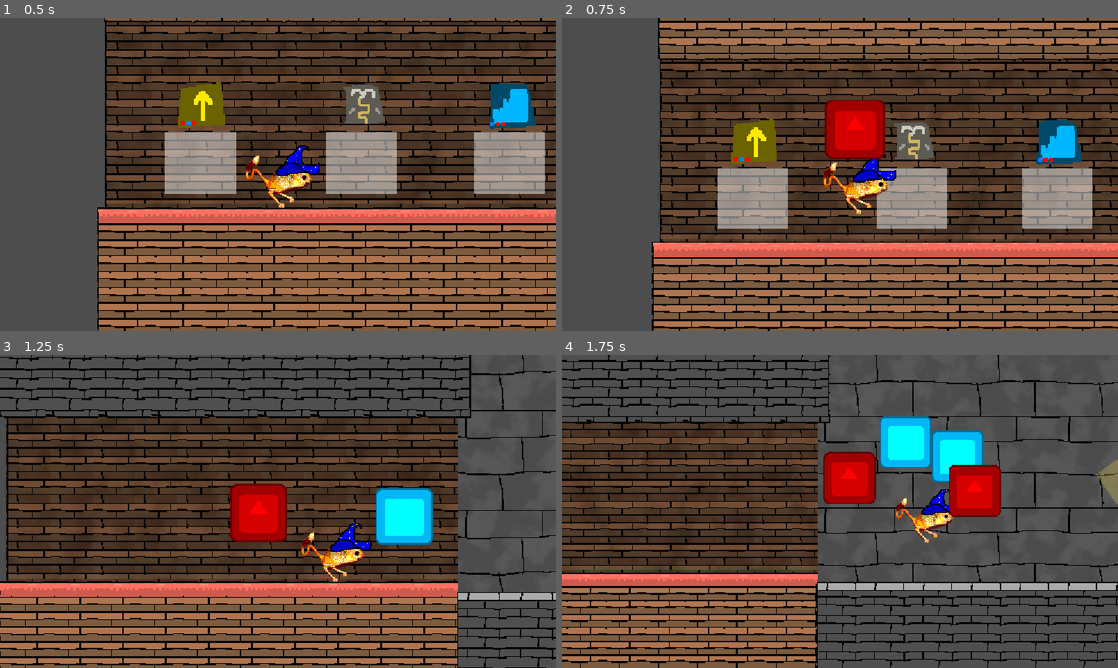
Above: before the commit, frames 1-4 (two rows, left to right).
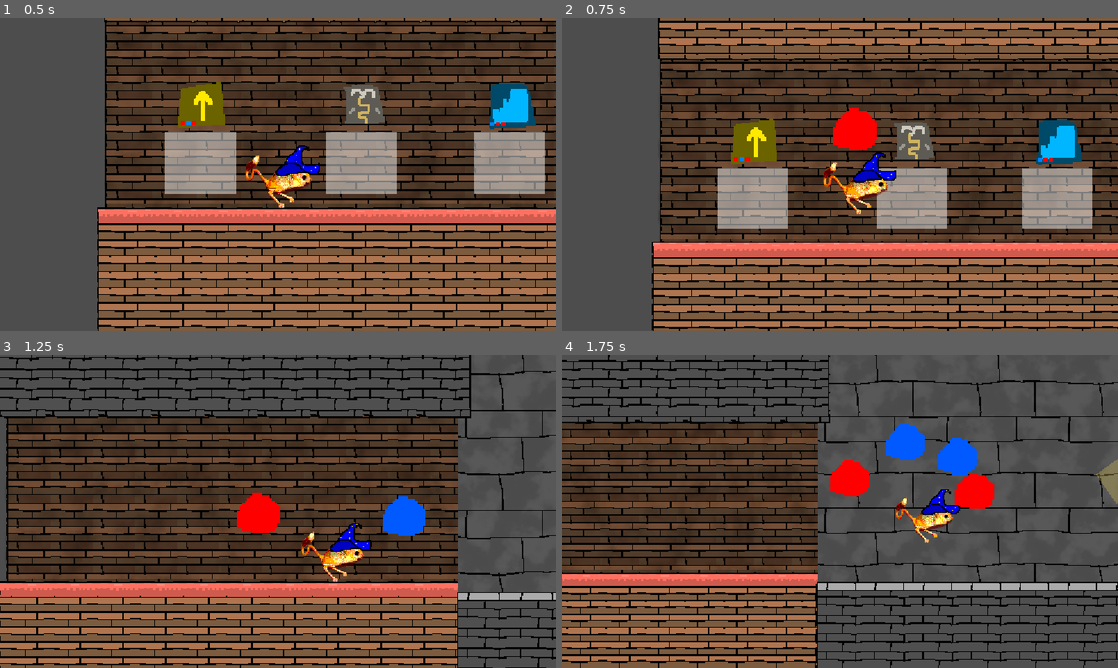
Above: after the commit, the same moments.

Repository: Kaplin86/magical-jerboa
Game: Godot game, scene res://scenes/main.tscn
Same seed, same stepped clock (60 frames per second), same inputs: the game is played once before the commit and once after it. The engine's default icon, where the game draws it, is replaced by a stand-in: a white triangle on a blue panel in a dark square.
Inputs (mouse positions are in pixels of both pictures, inside the frame that each line leads up to):
- Up to frame 1 (0.5 s): no input
- Up to frame 2 (0.75 s): tap Enter at 0.5 s; move the mouse to (962, 158) at 0.52 s; hold Right (right) from 0.53 s (still down); tap Q (a) at 0.6 s; click (962, 158) at 0.67 s
- Up to frame 3 (1.25 s): keep holding Right (right); tap W (up) at 0.77 s; tap E (b) at 0.8 s
- Up to frame 4 (1.75 s): keep holding Right (right); move the mouse to (728, 527) at 1.27 s; tap E (b) at 1.35 s; tap W (up) at 1.52 s; tap Q (a) at 1.55 s

Frame 1 is identical in both runs. In frame 2, 2.0% of the frame differs, in the area x 47-59%, y 26-46%; in frame 3, 3.7%; in frame 4, 5.7%, in the area x 47-79%, y 19-52%.

Commit message:
spell

Diff:
--- a/scenes/main.tscn
+++ b/scenes/main.tscn
@@ -20,6 +20,7 @@
 [node name="Node2D" type="Node2D" parent="." unique_id=173448424 node_paths=PackedStringArray("jerboa")]
 position = Vector2(-661, 433)
 script = ExtResource("3_jyhfs")
+pallete = [Color(1, 0, 0, 1), Color(0, 0.3529412, 1, 1)]
 jerboa = NodePath("../CharacterBody2D")
 
 [node name="StaticBody2D" type="StaticBody2D" parent="." unique_id=1604031558]
--- a/scenes/rooms/bigJumpRoomThree.tscn
+++ b/scenes/rooms/bigJumpRoomThree.tscn
@@ -241,7 +241,7 @@
 [node name="Area2D" type="Area2D" parent="." unique_id=1912500670]
 position = Vector2(-782, -115)
 script = ExtResource("4_4fv88")
-zoom = 0.4
+zoom = 0.6
 
 [node name="CollisionShape2D" type="CollisionShape2D" parent="Area2D" unique_id=30821577]
 shape = SubResource("RectangleShape2D_mti6b")
--- /dev/null
+++ b/scenes/rooms/grapplejump.tscn
@@ -0,0 +1,556 @@
+[gd_scene format=3 uid="uid://bcs10gc1oy0n8"]
+
+[ext_resource type="Texture2D" uid="uid://ct0vgv2anombl" path="res://art/graybricks.png" id="1_vvy1a"]
+[ext_resource type="Texture2D" uid="uid://bxfxagedwy05l" path="res://art/ninceslice.png" id="2_8dq7b"]
+[ext_resource type="Texture2D" uid="uid://bca067w7tmdgu" path="res://art/oneway.png" id="3_gpt78"]
+[ext_resource type="Script" uid="uid://cpb23m2i0m2f8" path="res://scripts/zoomTrigger.gd" id="4_q48p6"]
+
+[sub_resource type="Gradient" id="Gradient_38p6l"]
+offsets = PackedFloat32Array(0, 0.448, 1)
+colors = PackedColorArray(0, 0, 0, 0.12941177, 0.04, 0.04, 0.04, 0.1242353, 1, 1, 1, 0)
+
+[sub_resource type="FastNoiseLite" id="FastNoiseLite_4vlbc"]
+frequency = 0.0106
+
+[sub_resource type="NoiseTexture2D" id="NoiseTexture2D_y45pq"]
+noise = SubResource("FastNoiseLite_4vlbc")
+color_ramp = SubResource("Gradient_38p6l")
+seamless = true
+
+[sub_resource type="RectangleShape2D" id="RectangleShape2D_mm1bc"]
+size = Vector2(817, 116)
+
+[sub_resource type="RectangleShape2D" id="RectangleShape2D_4kxuq"]
+size = Vector2(1976, 658)
+
+[sub_resource type="RectangleShape2D" id="RectangleShape2D_38p6l"]
+size = Vector2(3368, 3450)
+
+[sub_resource type="RectangleShape2D" id="RectangleShape2D_y45pq"]
+size = Vector2(1802, 3132)
+
+[sub_resource type="RectangleShape2D" id="RectangleShape2D_vvy1a"]
+size = Vector2(235, 3146)
+
+[sub_resource type="RectangleShape2D" id="RectangleShape2D_r2y5t"]
+size = Vector2(1802, 3350.5)
+
+[sub_resource type="RectangleShape2D" id="RectangleShape2D_mti6b"]
+size = Vector2(43, 402)
+
+[node name="BigJumpRoom" type="Node2D" unique_id=684584116]
+
+[node name="Graybricks" type="TextureRect" parent="." unique_id=904852811]
+offset_left = -893.0
+offset_top = -6208.0
+offset_right = 2697.0
+offset_bottom = 107.0
+texture = ExtResource("1_vvy1a")
+stretch_mode = 1
+
+[node name="TextureRect" type="TextureRect" parent="Graybricks" unique_id=1993007014]
+layout_mode = 1
+anchors_preset = 15
+anchor_right = 1.0
+anchor_bottom = 1.0
+grow_horizontal = 2
+grow_vertical = 2
+texture = SubResource("NoiseTexture2D_y45pq")
+stretch_mode = 1
+
+[node name="EntrancePoint" type="Marker2D" parent="." unique_id=294045691]
+position = Vector2(-862, -137)
+
+[node name="ExitPoint" type="Marker2D" parent="." unique_id=599026815]
+position = Vector2(2675, -2601)
+
+[node name="NinePatchRect" type="NinePatchRect" parent="." unique_id=1687841112]
+offset_left = -897.0
+offset_top = 93.0
+offset_right = 1092.0
+offset_bottom = 744.0
+texture = ExtResource("2_8dq7b")
+region_rect = Rect2(2.78, 1.113, 134.75, 95.603)
+patch_margin_left = 10
+patch_margin_top = 28
+patch_margin_right = 6
+patch_margin_bottom = 23
+axis_stretch_horizontal = 1
+axis_stretch_vertical = 1
+
+[node name="NinePatchRect2" type="NinePatchRect" parent="." unique_id=178422450]
+offset_left = 1008.0
+offset_top = -2378.0
+offset_right = 2805.0
+offset_bottom = 745.0
+texture = ExtResource("2_8dq7b")
+region_rect = Rect2(2.78, 1.113, 134.75, 95.603)
+patch_margin_left = 10
+patch_margin_top = 28
+patch_margin_right = 6
+patch_margin_bottom = 23
+axis_stretch_horizontal = 1
+axis_stretch_vertical = 1
+
+[node name="NinePatchRect8" type="NinePatchRect" parent="." unique_id=1263950982]
+offset_left = -918.0
+offset_top = -2380.0
+offset_right = -117.0
+offset_bottom = -2269.0
+texture = ExtResource("3_gpt78")
+region_rect = Rect2(2.78, 1.113, 134.75, 95.603)
+patch_margin_left = 10
+patch_margin_top = 28
+patch_margin_right = 6
+patch_margin_bottom = 23
+axis_stretch_horizontal = 1
+axis_stretch_vertical = 1
+
+[node name="StaticBody2D" type="StaticBody2D" parent="NinePatchRect8" unique_id=2091954434]
+collision_layer = 2
+collision_mask = 2
+
+[node name="CollisionShape2D" type="CollisionShape2D" parent="NinePatchRect8/StaticBody2D" unique_id=406583460]
+position = Vector2(409.5, 57)
+shape = SubResource("RectangleShape2D_mm1bc")
+one_way_collision = true
+
+[node name="NinePatchRect10" type="NinePatchRect" parent="." unique_id=1015168652]
+offset_left = 427.0
+offset_top = -366.0
+offset_right = 1228.0
+offset_bottom = -255.0
+texture = ExtResource("3_gpt78")
+region_rect = Rect2(2.78, 1.113, 134.75, 95.603)
+patch_margin_left = 10
+patch_margin_top = 28
+patch_margin_right = 6
+patch_margin_bottom = 23
+axis_stretch_horizontal = 1
+axis_stretch_vertical = 1
+
+[node name="StaticBody2D" type="StaticBody2D" parent="NinePatchRect10" unique_id=1465986172]
+collision_layer = 2
+collision_mask = 2
+
+[node name="CollisionShape2D" type="CollisionShape2D" parent="NinePatchRect10/StaticBody2D" unique_id=944728873]
+position = Vector2(409.5, 57)
+shape = SubResource("RectangleShape2D_mm1bc")
+one_way_collision = true
+
+[node name="NinePatchRect11" type="NinePatchRect" parent="." unique_id=886542009]
+offset_left = 454.0
+offset_top = -978.0
+offset_right = 1255.0
+offset_bottom = -867.0
+texture = ExtResource("3_gpt78")
+region_rect = Rect2(2.78, 1.113, 134.75, 95.603)
+patch_margin_left = 10
+patch_margin_top = 28
+patch_margin_right = 6
+patch_margin_bottom = 23
+axis_stretch_horizontal = 1
+axis_stretch_vertical = 1
+
+[node name="StaticBody2D" type="StaticBody2D" parent="NinePatchRect11" unique_id=151069674]
+collision_layer = 2
+collision_mask = 2
+
+[node name="CollisionShape2D" type="CollisionShape2D" parent="NinePatchRect11/StaticBody2D" unique_id=618790406]
+position = Vector2(409.5, 57)
+shape = SubResource("RectangleShape2D_mm1bc")
+one_way_collision = true
+
+[node name="NinePatchRect12" type="NinePatchRect" parent="." unique_id=2044097960]
+offset_left = 474.0
+offset_top = -1466.0
+offset_right = 1275.0
+offset_bottom = -1355.0
+texture = ExtResource("3_gpt78")
+region_rect = Rect2(2.78, 1.113, 134.75, 95.603)
+patch_margin_left = 10
+patch_margin_top = 28
+patch_margin_right = 6
+patch_margin_bottom = 23
+axis_stretch_horizontal = 1
+axis_stretch_vertical = 1
+
+[node name="StaticBody2D" type="StaticBody2D" parent="NinePatchRect12" unique_id=315027698]
+collision_layer = 2
+collision_mask = 2
+
+[node name="CollisionShape2D" type="CollisionShape2D" parent="NinePatchRect12/StaticBody2D" unique_id=615773301]
+position = Vector2(409.5, 57)
+shape = SubResource("RectangleShape2D_mm1bc")
+one_way_collision = true
+
+[node name="NinePatchRect13" type="NinePatchRect" parent="." unique_id=2092613677]
+offset_left = 474.0
+offset_top = -1920.0
+offset_right = 1275.0
+offset_bottom = -1809.0
+texture = ExtResource("3_gpt78")
+region_rect = Rect2(2.78, 1.113, 134.75, 95.603)
+patch_margin_left = 10
+patch_margin_top = 28
+patch_margin_right = 6
+patch_margin_bottom = 23
+axis_stretch_horizontal = 1
+axis_stretch_vertical = 1
+
+[node name="StaticBody2D" type="StaticBody2D" parent="NinePatchRect13" unique_id=895882692]
+collision_layer = 2
+collision_mask = 2
+
+[node name="CollisionShape2D" type="CollisionShape2D" parent="NinePatchRect13/StaticBody2D" unique_id=1105186006]
+position = Vector2(409.5, 57)
+shape = SubResource("RectangleShape2D_mm1bc")
+one_way_collision = true
+
+[node name="NinePatchRect14" type="NinePatchRect" parent="." unique_id=1558084781]
+offset_left = 488.0
+offset_top = -2339.0
+offset_right = 1289.0
+offset_bottom = -2228.0
+texture = ExtResource("3_gpt78")
+region_rect = Rect2(2.78, 1.113, 134.75, 95.603)
+patch_margin_left = 10
+patch_margin_top = 28
+patch_margin_right = 6
+patch_margin_bottom = 23
+axis_stretch_horizontal = 1
+axis_stretch_vertical = 1
+
+[node name="StaticBody2D" type="StaticBody2D" parent="NinePatchRect14" unique_id=1435706817]
+collision_layer = 2
+collision_mask = 2
+
+[node name="CollisionShape2D" type="CollisionShape2D" parent="NinePatchRect14/StaticBody2D" unique_id=1037956041]
+position = Vector2(409.5, 57)
+shape = SubResource("RectangleShape2D_mm1bc")
+one_way_collision = true
+
+[node name="NinePatchRect3" type="NinePatchRect" parent="." unique_id=4435852]
+offset_left = -2659.0
+offset_top = -3654.0
+offset_right = -862.0
+offset_bottom = -295.0
+texture = ExtResource("2_8dq7b")
+region_rect = Rect2(2.78, 1.113, 134.75, 95.603)
+patch_margin_left = 10
+patch_margin_top = 28
+patch_margin_right = 6
+patch_margin_bottom = 23
+axis_stretch_horizontal = 1
+axis_stretch_vertical = 1
+
+[node name="NinePatchRect4" type="NinePatchRect" parent="." unique_id=66854177]
+offset_left = -269.0
+offset_top = -2401.0
+offset_right = -45.0
+offset_bottom = 160.0
+texture = ExtResource("2_8dq7b")
+region_rect = Rect2(2.78, 1.113, 134.75, 95.603)
+patch_margin_left = 10
+patch_margin_top = 28
+patch_margin_right = 6
+patch_margin_bottom = 23
+axis_stretch_horizontal = 1
+axis_stretch_vertical = 1
+
+[node name="NinePatchRect5" type="NinePatchRect" parent="." unique_id=653917950]
+offset_left = 393.0
+offset_top = -3247.0
+offset_right = 617.0
+offset_bottom = -198.0
+texture = ExtResource("2_8dq7b")
+region_rect = Rect2(2.78, 1.113, 134.75, 95.603)
+patch_margin_left = 10
+patch_margin_top = 28
+patch_margin_right = 6
+patch_margin_bottom = 23
+axis_stretch_horizontal = 1
+axis_stretch_vertical = 1
+
+[node name="NinePatchRect9" type="NinePatchRect" parent="." unique_id=691860605]
+offset_left = -2659.0
+offset_top = -6498.0
+offset_right = 615.0
+offset_bottom = -3139.0
+texture = ExtResource("2_8dq7b")
+region_rect = Rect2(2.78, 1.113, 134.75, 95.603)
+patch_margin_left = 10
+patch_margin_top = 28
+patch_margin_right = 6
+patch_margin_bottom = 23
+axis_stretch_horizontal = 1
+axis_stretch_vertical = 1
+
+[node name="NinePatchRect15" type="NinePatchRect" parent="." unique_id=902665369]
+offset_left = 980.0
+offset_top = -6498.0
+offset_right = 4254.0
+offset_bottom = -3139.0
+texture = ExtResource("2_8dq7b")
+region_rect = Rect2(2.78, 1.113, 134.75, 95.603)
+patch_margin_left = 10
+patch_margin_top = 28
+patch_margin_right = 6
+patch_margin_bottom = 23
+axis_stretch_horizontal = 1
+axis_stretch_vertical = 1
+
+[node name="StaticBody2D" type="StaticBody2D" parent="." unique_id=1998722628]
+
+[node name="CollisionShape2D" type="CollisionShape2D" parent="StaticBody2D" unique_id=120906191]
+position = Vector2(98, 419)
+shape = SubResource("RectangleShape2D_4kxuq")
+
+[node name="CollisionShape2D4" type="CollisionShape2D" parent="StaticBody2D" unique_id=33366485]
+position = Vector2(-1068, -4831)
+shape = SubResource("RectangleShape2D_38p6l")
+
+[node name="CollisionShape2D7" type="CollisionShape2D" parent="StaticBody2D" unique_id=1824356641]
+position = Vector2(2681, -4831)
+shape = SubResource("RectangleShape2D_38p6l")
+
+[node name="CollisionShape2D2" type="CollisionShape2D" parent="StaticBody2D" unique_id=961349340]
+position = Vector2(1909, -810)
+shape = SubResource("RectangleShape2D_y45pq")
+
+[node name="CollisionShape2D5" type="CollisionShape2D" parent="StaticBody2D" unique_id=10538099]
+position = Vector2(508.5, -1768)
+shape = SubResource("RectangleShape2D_vvy1a")
+
+[node name="CollisionShape2D6" type="CollisionShape2D" parent="StaticBody2D" unique_id=1969975266]
+position = Vector2(-159, -840)
+shape = SubResource("RectangleShape2D_vvy1a")
+
+[node name="CollisionShape2D3" type="CollisionShape2D" parent="StaticBody2D" unique_id=1158761562]
+position = Vector2(-1743, -1979.25)
+shape = SubResource("RectangleShape2D_r2y5t")
+
+[node name="Area2D" type="Area2D" parent="." unique_id=1912500670]
+position = Vector2(-782, -115)
+script = ExtResource("4_q48p6")
+zoom = 0.735
+
+[node name="CollisionShape2D" type="CollisionShape2D" parent="Area2D" unique_id=30821577]
+shape = SubResource("RectangleShape2D_mti6b")
+
+[node name="CollisionShape2D2" type="CollisionShape2D" parent="Area2D" unique_id=1956839014]
+position = Vector2(3369, -2443)
+shape = SubResource("RectangleShape2D_mti6b")
+
+[node name="Node2D3" type="Node2D" parent="." unique_id=1038574405]
+position = Vector2(-550, -202)
+rotation = -3.1415927
+
+[node name="ColorRect21" type="ColorRect" parent="Node2D3" unique_id=1723105346]
+offset_left = -23.0
+offset_top = -100.0
+offset_right = 65.0
+offset_bottom = 88.0
+color = Color(1, 0.8745098, 0.32941177, 0.25882354)
+
+[node name="ColorRect22" type="ColorRect" parent="Node2D3" unique_id=1224639838]
+offset_left = -151.0
+offset_top = 5.999878
+offset_right = -63.0
+offset_bottom = 193.99988
+rotation = -0.8543094
+color = Color(1, 0.8745098, 0.32941177, 0.25882354)
+
+[node name="ColorRect23" type="ColorRect" parent="Node2D3" unique_id=1849088846]
+offset_left = -23.872803
+offset_top = 113.4646
+offset_right = 64.1272
+offset_bottom = 181.65576
+rotation = -0.7070373
+color = Color(1, 0.8745098, 0.32941177, 0.25882354)
+
+[node name="ColorRect24" type="ColorRect" parent="Node2D3" unique_id=600420920]
+offset_left = 155.99976
+offset_top = -49.999878
+offset_right = 243.99976
+offset_bottom = 138.00012
+rotation = 0.95875156
+color = Color(1, 0.8745098, 0.32941177, 0.25882354)
+
+[node name="Node2D4" type="Node2D" parent="." unique_id=323889022]
+position = Vector2(-544, -589)
+rotation = -3.1415927
+
+[node name="ColorRect21" type="ColorRect" parent="Node2D4" unique_id=1287483119]
+offset_left = -23.0
+offset_top = -100.0
+offset_right = 65.0
+offset_bottom = 88.0
+color = Color(1, 0.8745098, 0.32941177, 0.25882354)
+
+[node name="ColorRect22" type="ColorRect" parent="Node2D4" unique_id=194700691]
+offset_left = -151.0
+offset_top = 5.999878
+offset_right = -63.0
+offset_bottom = 193.99988
+rotation = -0.8543094
+color = Color(1, 0.8745098, 0.32941177, 0.25882354)
+
+[node name="ColorRect23" type="ColorRect" parent="Node2D4" unique_id=1230411260]
+offset_left = -23.872803
+offset_top = 113.4646
+offset_right = 64.1272
+offset_bottom = 181.65576
+rotation = -0.7070373
+color = Color(1, 0.8745098, 0.32941177, 0.25882354)
+
+[node name="ColorRect24" type="ColorRect" parent="Node2D4" unique_id=2093067498]
+offset_left = 155.99976
+offset_top = -49.999878
+offset_right = 243.99976
+offset_bottom = 138.00012
+rotation = 0.95875156
+color = Color(1, 0.8745098, 0.32941177, 0.25882354)
+
+[node name="Node2D5" type="Node2D" parent="." unique_id=716901410]
+position = Vector2(-537, -989)
+rotation = -3.1415927
+
+[node name="ColorRect21" type="ColorRect" parent="Node2D5" unique_id=1872444329]
+offset_left = -23.0
+offset_top = -100.0
+offset_right = 65.0
+offset_bottom = 88.0
+color = Color(1, 0.8745098, 0.32941177, 0.25882354)
+
+[node name="ColorRect22" type="ColorRect" parent="Node2D5" unique_id=325135326]
+offset_left = -151.0
+offset_top = 5.999878
+offset_right = -63.0
+offset_bottom = 193.99988
+rotation = -0.8543094
+color = Color(1, 0.8745098, 0.32941177, 0.25882354)
+
+[node name="ColorRect23" type="ColorRect" parent="Node2D5" unique_id=1118830334]
+offset_left = -23.872803
+offset_top = 113.4646
+offset_right = 64.1272
+offset_bottom = 181.65576
+rotation = -0.7070373
+color = Color(1, 0.8745098, 0.32941177, 0.25882354)
+
+[node name="ColorRect24" type="ColorRect" parent="Node2D5" unique_id=809736933]
+offset_left = 155.99976
+offset_top = -49.999878
+offset_right = 243.99976
+offset_bottom = 138.00012
+rotation = 0.95875156
+color = Color(1, 0.8745098, 0.32941177, 0.25882354)
+
+[node name="Node2D6" type="Node2D" parent="." unique_id=2137528379]
+position = Vector2(-513, -1419)
+rotation = -3.1415927
+
+[node name="ColorRect21" type="ColorRect" parent="Node2D6" unique_id=1497451924]
+offset_left = -23.0
+offset_top = -100.0
+offset_right = 65.0
+offset_bottom = 88.0
+color = Color(1, 0.8745098, 0.32941177, 0.25882354)
+
+[node name="ColorRect22" type="ColorRect" parent="Node2D6" unique_id=688734541]
+offset_left = -151.0
+offset_top = 5.999878
+offset_right = -63.0
+offset_bottom = 193.99988
+rotation = -0.8543094
+color = Color(1, 0.8745098, 0.32941177, 0.25882354)
+
+[node name="ColorRect23" type="ColorRect" parent="Node2D6" unique_id=871556922]
+offset_left = -23.872803
+offset_top = 113.4646
+offset_right = 64.1272
+offset_bottom = 181.65576
+rotation = -0.7070373
+color = Color(1, 0.8745098, 0.32941177, 0.25882354)
+
+[node name="ColorRect24" type="ColorRect" parent="Node2D6" unique_id=1317538449]
+offset_left = 155.99976
+offset_top = -49.999878
+offset_right = 243.99976
+offset_bottom = 138.00012
+rotation = 0.95875156
+color = Color(1, 0.8745098, 0.32941177, 0.25882354)
+
+[node name="Node2D7" type="Node2D" parent="." unique_id=1884465201]
+position = Vector2(-526, -1793)
+rotation = -3.1415927
+
+[node name="ColorRect21" type="ColorRect" parent="Node2D7" unique_id=250208149]
+offset_left = -23.0
+offset_top = -100.0
+offset_right = 65.0
+offset_bottom = 88.0
+color = Color(1, 0.8745098, 0.32941177, 0.25882354)
+
+[node name="ColorRect22" type="ColorRect" parent="Node2D7" unique_id=1564481047]
+offset_left = -151.0
+offset_top = 5.999878
+offset_right = -63.0
+offset_bottom = 193.99988
+rotation = -0.8543094
+color = Color(1, 0.8745098, 0.32941177, 0.25882354)
+
+[node name="ColorRect23" type="ColorRect" parent="Node2D7" unique_id=1201890586]
+offset_left = -23.872803
+offset_top = 113.4646
+offset_right = 64.1272
+offset_bottom = 181.65576
+rotation = -0.7070373
+color = Color(1, 0.8745098, 0.32941177, 0.25882354)
+
+[node name="ColorRect24" type="ColorRect" parent="Node2D7" unique_id=1931457183]
+offset_left = 155.99976
+offset_top = -49.999878
+offset_right = 243.99976
+offset_bottom = 138.00012
+rotation = 0.95875156
+color = Color(1, 0.8745098, 0.32941177, 0.25882354)
+
+[node name="Node2D8" type="Node2D" parent="." unique_id=1987249578]
+position = Vector2(-533, -2161)
+rotation = -3.1415927
+
+[node name="ColorRect21" type="ColorRect" parent="Node2D8" unique_id=388913604]
+offset_left = -23.0
+offset_top = -100.0
+offset_right = 65.0
+offset_bottom = 88.0
+color = Color(1, 0.8745098, 0.32941177, 0.25882354)
+
+[node name="ColorRect22" type="ColorRect" parent="Node2D8" unique_id=329140848]
+offset_left = -151.0
+offset_top = 5.999878
+offset_right = -63.0
+offset_bottom = 193.99988
+rotation = -0.8543094
+color = Color(1, 0.8745098, 0.32941177, 0.25882354)
+
+[node name="ColorRect23" type="ColorRect" parent="Node2D8" unique_id=491275189]
+offset_left = -23.872803
+offset_top = 113.4646
+offset_right = 64.1272
+offset_bottom = 181.65576
+rotation = -0.7070373
+color = Color(1, 0.8745098, 0.32941177, 0.25882354)
+
+[node name="ColorRect24" type="ColorRect" parent="Node2D8" unique_id=626483826]
+offset_left = 155.99976
+offset_top = -49.999878
+offset_right = 243.99976
+offset_bottom = 138.00012
+rotation = 0.95875156
+color = Color(1, 0.8745098, 0.32941177, 0.25882354)
+
+[connection signal="area_entered" from="Area2D" to="Area2D" method="_on_area_entered"]
+[connection signal="body_entered" from="Area2D" to="Area2D" method="_on_body_entered"]
--- a/scenes/spells/stairwaycreation.tscn
+++ b/scenes/spells/stairwaycreation.tscn
@@ -1,20 +1,61 @@
 [gd_scene format=3 uid="uid://crb4kk5v1xs6s"]
 
 [ext_resource type="Script" uid="uid://c73bsg0ga53qq" path="res://scripts/stairwaycreation.gd" id="1_4a13d"]
-[ext_resource type="Texture2D" uid="uid://btgbchle10jm5" path="res://icon.svg" id="2_aiuc6"]
+[ext_resource type="Texture2D" uid="uid://bxfxagedwy05l" path="res://art/ninceslice.png" id="2_aiuc6"]
 
 [sub_resource type="RectangleShape2D" id="RectangleShape2D_4kxuq"]
 
 [node name="Node2D" type="Node2D" unique_id=1049677670]
 script = ExtResource("1_4a13d")
 
+[node name="NinePatchRect2" type="NinePatchRect" parent="." unique_id=280112885]
+modulate = Color(1.7770933, 1.7770933, 1.7770933, 1)
+offset_left = -192.0
+offset_top = 8.0
+offset_right = 191.0
+offset_bottom = 59.0
+texture = ExtResource("2_aiuc6")
+region_rect = Rect2(2.78, 1.113, 134.75, 95.603)
+patch_margin_left = 10
+patch_margin_top = 28
+patch_margin_right = 6
+patch_margin_bottom = 23
+axis_stretch_horizontal = 1
+axis_stretch_vertical = 1
+
+[node name="NinePatchRect3" type="NinePatchRect" parent="." unique_id=467759033]
+modulate = Color(1.7770933, 1.7770933, 1.7770933, 1)
+offset_left = -127.0
+offset_top = -39.0
+offset_right = 132.0
+offset_bottom = 12.0
+texture = ExtResource("2_aiuc6")
+region_rect = Rect2(2.78, 1.113, 134.75, 95.603)
+patch_margin_left = 10
+patch_margin_top = 28
+patch_margin_right = 6
+patch_margin_bottom = 23
+axis_stretch_horizontal = 1
+axis_stretch_vertical = 1
+
+[node name="NinePatchRect4" type="NinePatchRect" parent="." unique_id=437096824]
+modulate = Color(1.7770933, 1.7770933, 1.7770933, 1)
+offset_left = -91.0
+offset_top = -88.0
+offset_right = 97.0
+offset_bottom = -37.0
+texture = ExtResource("2_aiuc6")
+region_rect = Rect2(2.78, 1.113, 134.75, 95.603)
+patch_margin_left = 10
+patch_margin_top = 28
+patch_margin_right = 6
+patch_margin_bottom = 23
+axis_stretch_horizontal = 1
+axis_stretch_vertical = 1
+
 [node name="StaticBody2D" type="StaticBody2D" parent="." unique_id=574735263]
 position = Vector2(0, 24)
 scale = Vector2(-19.021652, 1.4455985)
-
-[node name="Sprite2D" type="Sprite2D" parent="StaticBody2D" unique_id=58472259]
-scale = Vector2(0.15664913, 0.15664913)
-texture = ExtResource("2_aiuc6")
 
 [node name="CollisionShape2D" type="CollisionShape2D" parent="StaticBody2D" unique_id=1814547504]
 shape = SubResource("RectangleShape2D_4kxuq")
@@ -23,10 +64,6 @@
 position = Vector2(2.0000038, -18)
 scale = Vector2(-12.769768, 1.1655949)
 
-[node name="Sprite2D" type="Sprite2D" parent="StaticBody2D2" unique_id=45432456]
-scale = Vector2(0.15664913, 0.15664913)
-texture = ExtResource("2_aiuc6")
-
 [node name="CollisionShape2D" type="CollisionShape2D" parent="StaticBody2D2" unique_id=1342603529]
 shape = SubResource("RectangleShape2D_4kxuq")
 
@@ -34,9 +71,5 @@
 position = Vector2(2, -59)
 scale = Vector2(-8.681521, 1.3977951)
 
-[node name="Sprite2D" type="Sprite2D" parent="StaticBody2D3" unique_id=1620073780]
-scale = Vector2(0.15664913, 0.15664913)
-texture = ExtResource("2_aiuc6")
-
 [node name="CollisionShape2D" type="CollisionShape2D" parent="StaticBody2D3" unique_id=749757838]
 shape = SubResource("RectangleShape2D_4kxuq")
--- a/scripts/globalVars.gd
+++ b/scripts/globalVars.gd
@@ -35,7 +35,8 @@
 	{"neededSpells":[[0,1,0]],"path":"res://scenes/rooms/bigJumpRoomThree.tscn"},
 	{"neededSpells":[[1,0,0]],"path":"res://scenes/rooms/stairsroom1.tscn"},
 	{"neededSpells":[[1,0,0]],"path":"res://scenes/rooms/stairsroom2.tscn"},
-	{"neededSpells":[[1,0,0,1,0]],"path":"res://scenes/rooms/grapplinghookroom1.tscn"}
+	{"neededSpells":[[1,0,0,1,0]],"path":"res://scenes/rooms/grapplinghookroom1.tscn"},
+	{"neededSpells":[[1,0,0,1,0],[0,1,0]],"path":"res://scenes/rooms/grapplejump.tscn"}
 ]
 
 func _ready() -> void:
--- a/scripts/spellManager.gd
+++ b/scripts/spellManager.gd
@@ -2,7 +2,7 @@
 
 var inputStream = []
 
-var pallete = [Color.RED * 3,Color.AQUA*3]
+@export var pallete := [Color.RED,Color.AQUA]
 
 var spellDist = 200
 var dt = 0
@@ -37,7 +37,8 @@
 		var newNode = Sprite2D.new()
 		add_child(newNode)
 		newNode.modulate = pallete[inputStream[get_children().size() - 1]]
-		newNode.texture = load("res://icon.svg")
+		newNode.texture = load("res://art/ball.png")
+		newNode.scale = Vector2.ONE * 5.6
 
 	for I in range(get_children().size()):
 		var angle = I / float(inputStream.size() - 1)
Binary file added: art/ball.png
Not shown, added: art/ball.png.import
